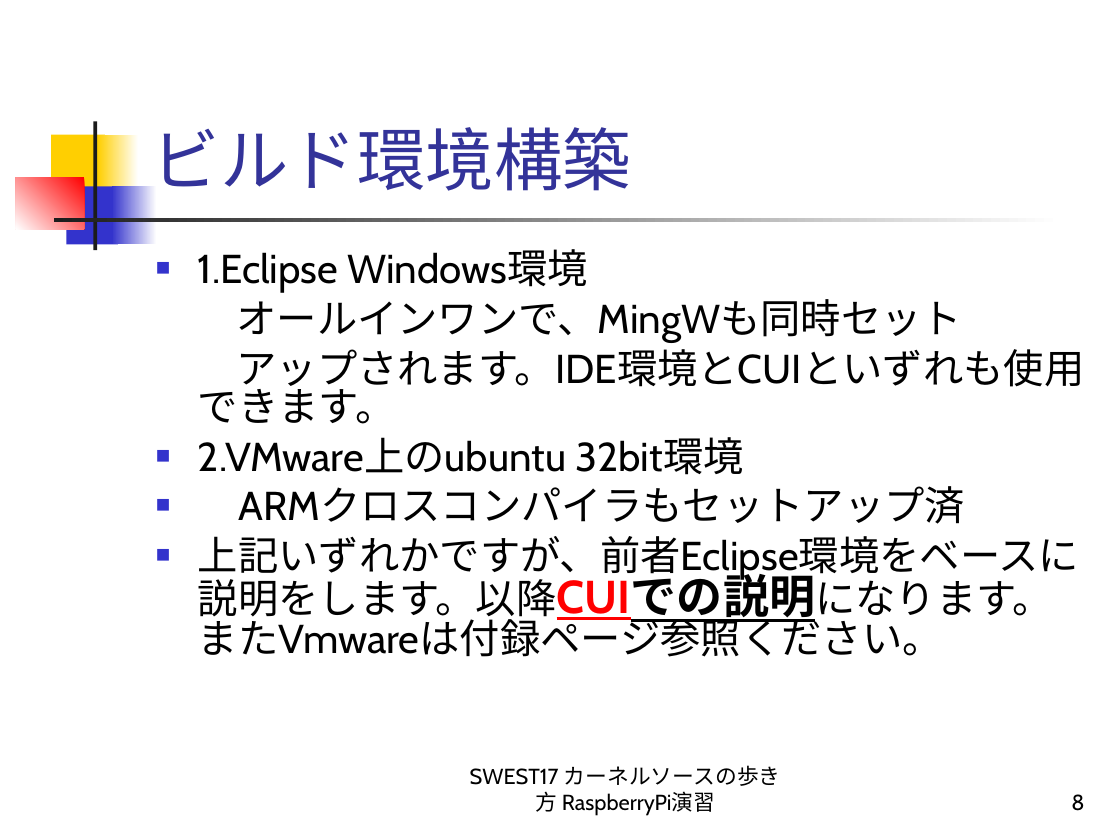
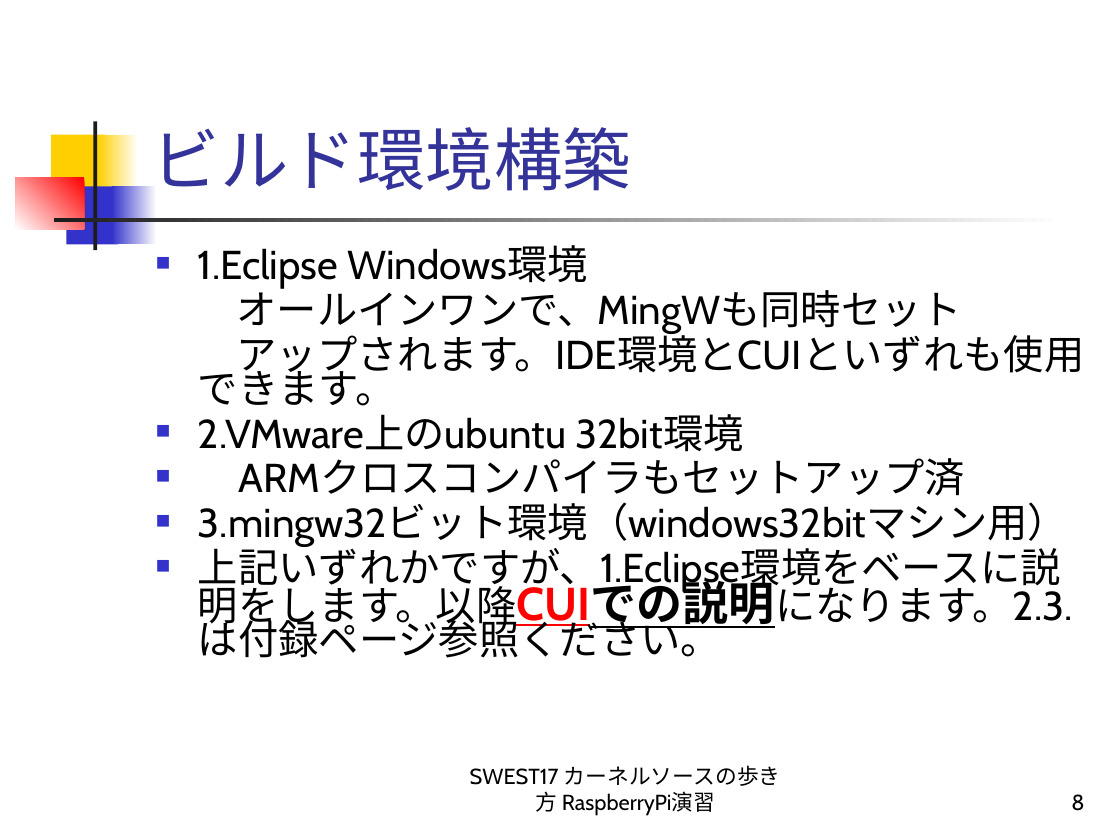
Before and after one commit to alvstakahashi/RPI-SHRINK-SSP-FULL, a slide deck: slide 8 of カーネルソースの歩き方 RaspberryPi演習.ppt. Drawn at 1120x840 pixels with LibreOffice and Linux fonts; fonts in the diff are those of the drawing. Boxes give left, top, right and bottom in pixels: in the first picture for what was removed or moved away, otherwise in the second. Text is boxed around its words. In the diff, an @@ line names an element or a change of style, - is before the commit and + after.

Commit message:
資料追記　win32
資料追記　32bitWinでのmingwセットアップ追記

```diff
--- a/カーネルソースの歩き方 RaspberryPi演習.ppt
+++ b/カーネルソースの歩き方 RaspberryPi演習.ppt
@@ text at [198, 245, 1084, 496]: line spacing 0.8 to 0.7 @@
@@ text at [198, 503, 1072, 658]: text changed @@
-■ 上記いずれかですが、前者Eclipse環境をベースに説明をします。以降CUIでの説明になります。またVmwareは付録ページ参照ください。
+■ 3.mingw32ビット環境（windows32bitマシン用）
+■ 上記いずれかですが、1.Eclipse環境をベースに説明をします。以降CUIでの説明になります。2.3.は付録ページ参照ください。
```
Also in this commit, not shown: 11 slides added.
